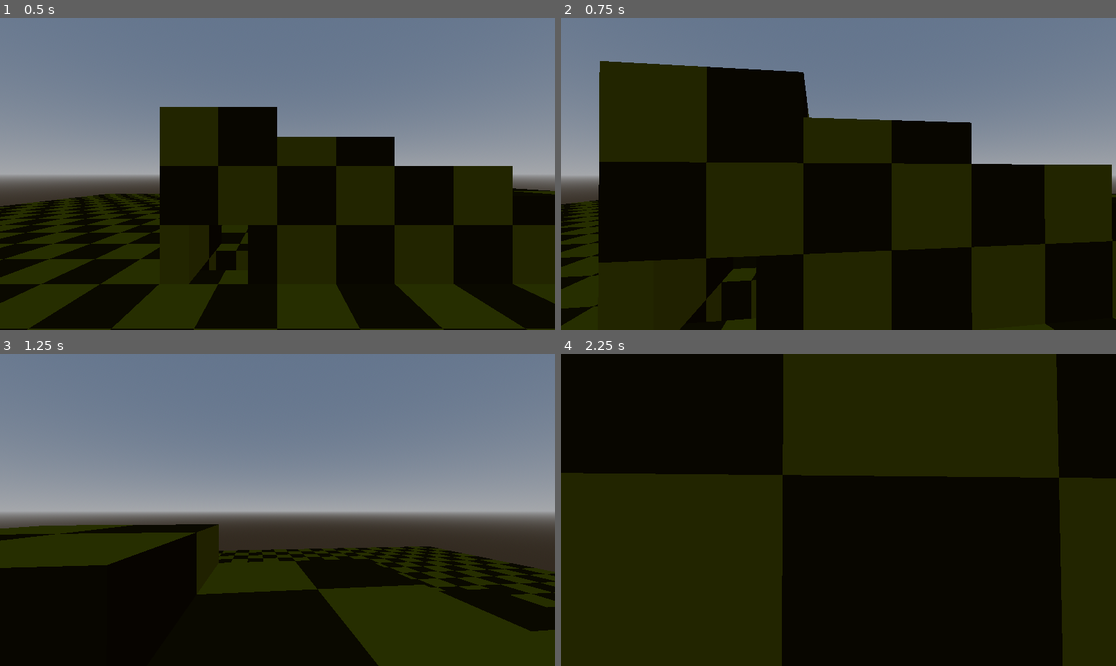
Above: before the commit, frames 1-4 (two rows, left to right).
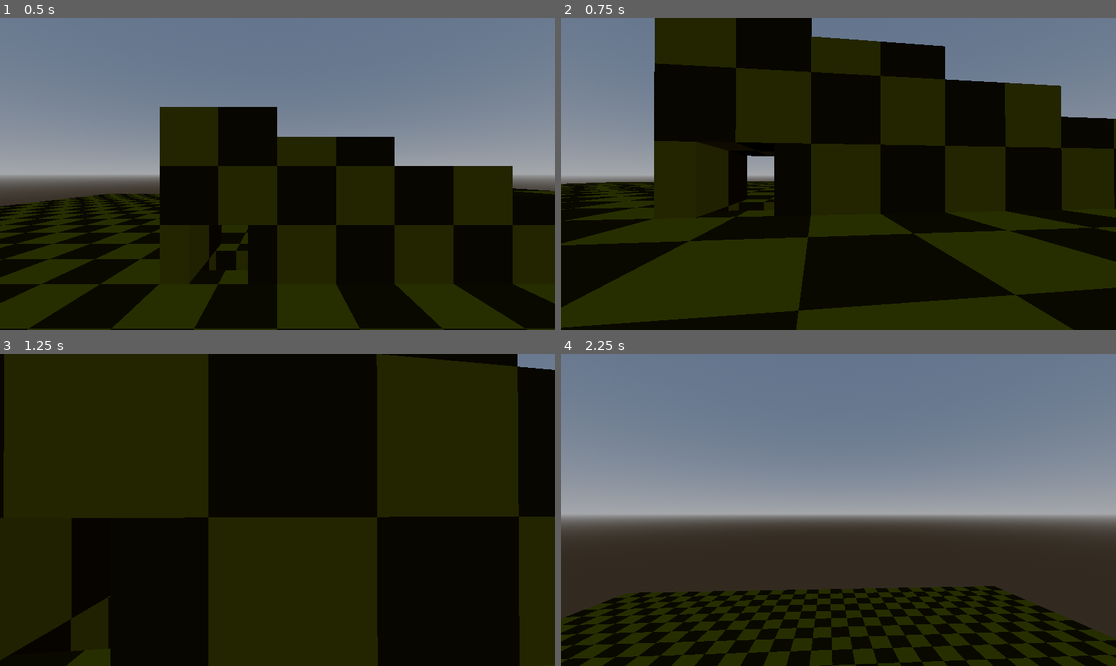
Above: after the commit, the same moments.

Repository: ColinVanderMeer/Extensibility
Game: Godot game, scene res://scenes/testMap.tscn
The game is run twice, just before and just after one commit, with the same random seed, the same clock (stepped at 60 frames per second) and the same inputs. The project has no main scene, so this scene is started directly.
Inputs (mouse positions are in pixels of both pictures, inside the frame that each line leads up to):
- Up to frame 1 (0.5 s): no input
- Up to frame 2 (0.75 s): tap Enter at 0.5 s; move the mouse to (866, 174) at 0.52 s; hold W (forward) from 0.53 s (still down); hold 1 from 0.53 s (still down)
- Up to frame 3 (1.25 s): keep holding W (forward); keep holding 1; tap Space (jump) at 0.77 s; tap 2 at 0.8 s
- Up to frame 4 (2.25 s): keep holding W (forward); move the mouse to (810, 510) at 1.27 s; release 1 at 1.28 s; tap 2 at 1.35 s; tap Space (jump) at 1.52 s; tap 3 at 1.55 s; move the mouse to (849, 503) at 2.02 s; hold 3 from 2.03 s (still down)

Frame 1 is identical in both runs. In frame 2, 57% of the frame differs, in the area x 0-100%, y 0-100%; in frame 3, 82%; in frame 4, 89%.

Commit message:
Add debugging keys

Diff:
--- a/scenes/player.gd
+++ b/scenes/player.gd
@@ -43,6 +43,12 @@
 					picked_object = null
 			SIZE.Big:
 				pass
+	if Input.is_physical_key_pressed(KEY_1):
+		playerSize = SIZE.Small
+	if Input.is_physical_key_pressed(KEY_2):
+		playerSize = SIZE.Normal
+	if Input.is_physical_key_pressed(KEY_3):
+		playerSize = SIZE.Big
 
 func _physics_process(delta):
 	# Add the gravity.
